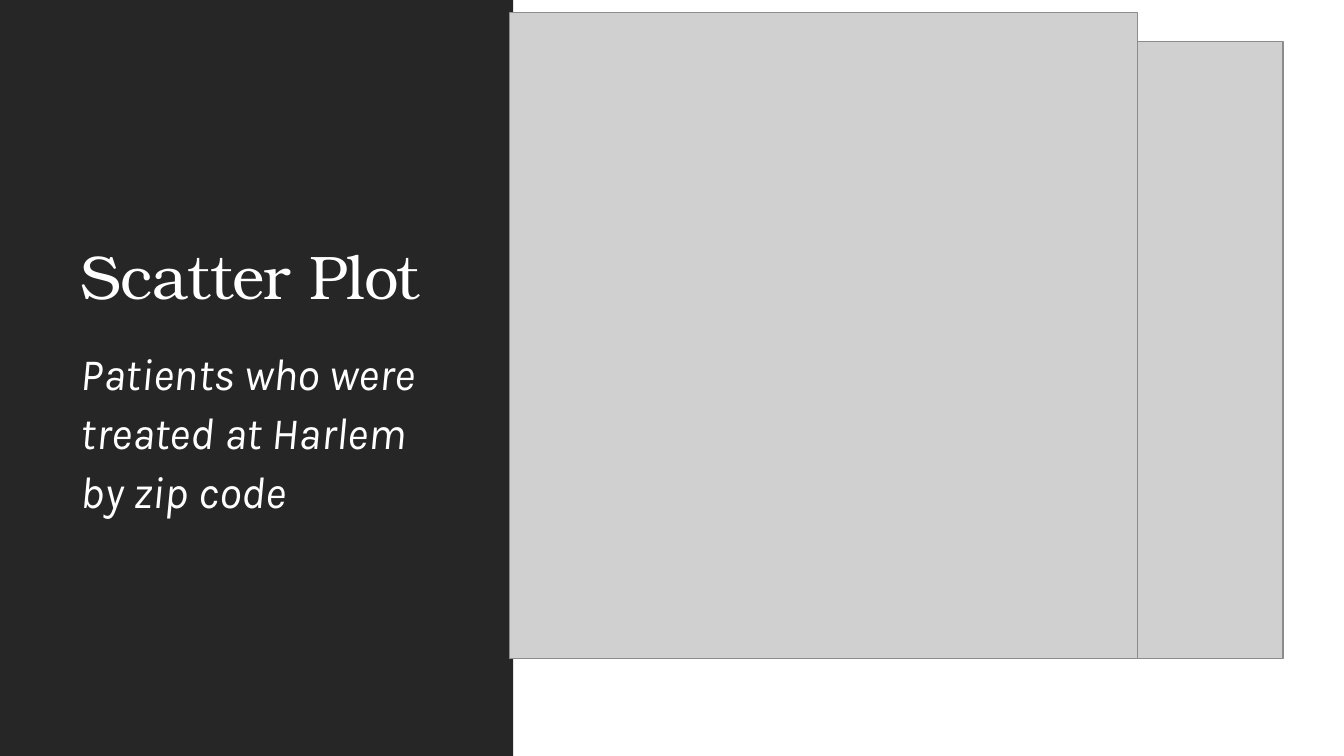
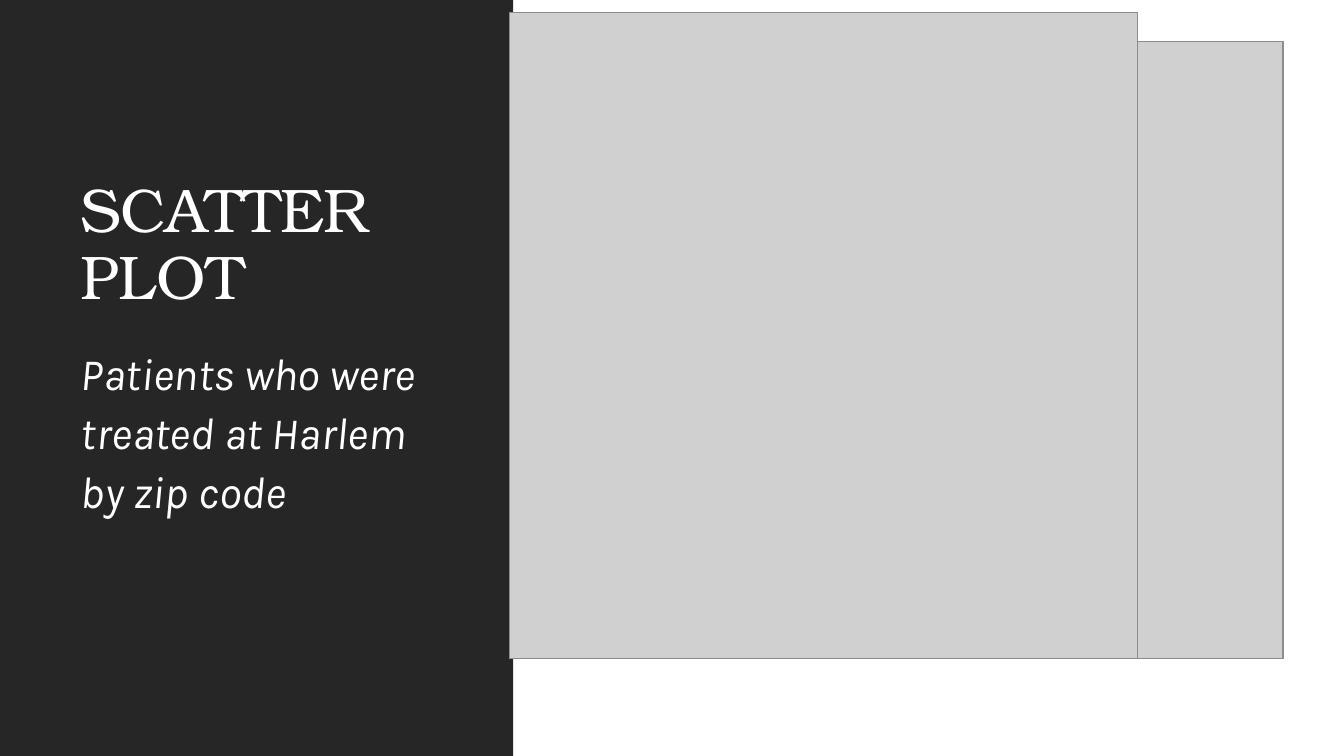
Before and after one commit to mgmboyd/DataAnalytics-Project3, a slide deck: slide 25 of Data Analytics- Project3 Team7 Final Draft.pptx. Drawn at 1344x756 pixels with LibreOffice and Linux fonts; fonts in the diff are those of the drawing; grey boxes stand for pictures. Boxes give left, top, right and bottom in pixels: in the first picture for what was removed or moved away, otherwise in the second. Text is boxed around its words. In the diff, an @@ line names an element or a change of style, - is before the commit and + after.

```diff
--- a/Data Analytics- Project3 Team7 Final Draft.pptx
+++ b/Data Analytics- Project3 Team7 Final Draft.pptx
@@ title at box(81, 189, 368, 300): text changed @@
-Scatter Plot
+SCATTER
+PLOT
```
Also in this commit, not shown: 14 other slides changed, 2 slides added, 1 slide removed.
